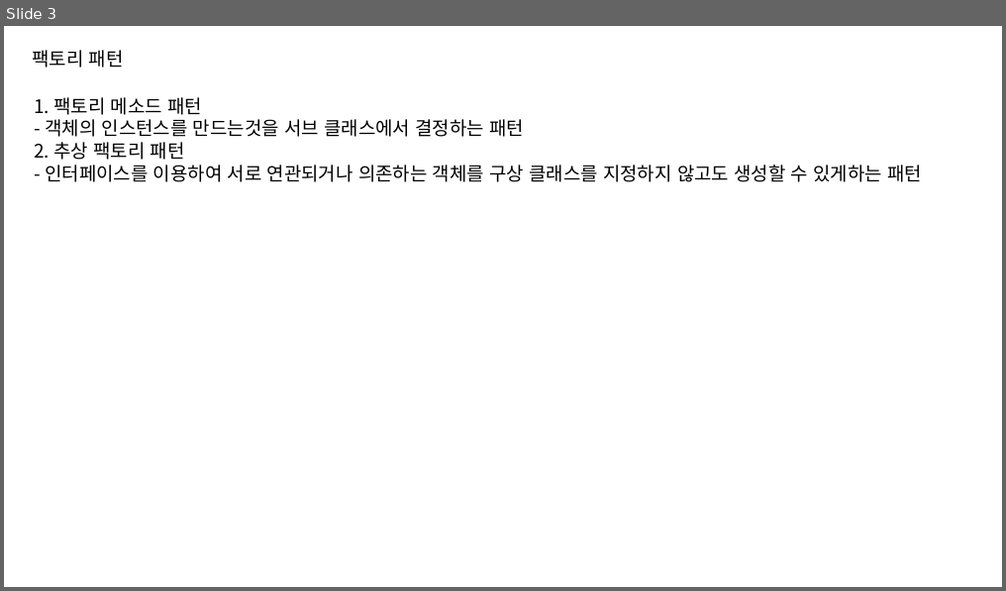
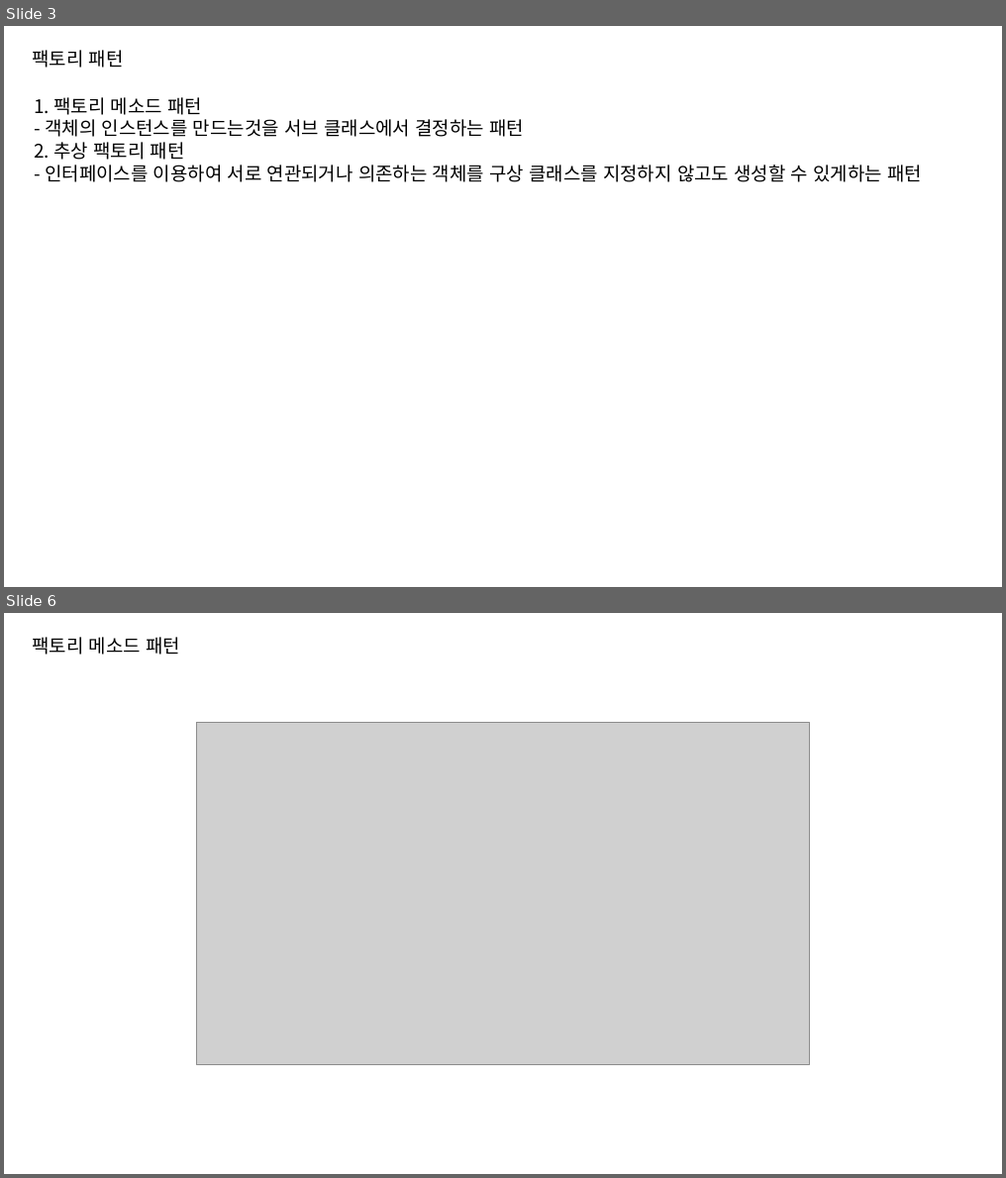
Before and after one commit to OneLine-IF/Class, a slide deck: 디자인 패턴/디자인 패턴.pptx. Shown one above the other, each under a label of ours: slide 3 before the commit, slides 3 and 6 after it; the slides between them are not shown. The pictures are 1006x591 and 1006x1178 pixels, drawn with LibreOffice and Linux fonts; fonts in the diff are those of the drawing; grey boxes stand for pictures. Boxes give left, top, right and bottom in pixels: in the first picture for what was removed or moved away, otherwise in the second. Text is boxed around its words. In the diff, an @@ line names an element or a change of style, - is before the commit and + after.

Commit message:
디자인 패턴 팩토리 메소드까지 완료

```diff
--- a/디자인 패턴/디자인 패턴.pptx
+++ b/디자인 패턴/디자인 패턴.pptx
@@ slide 6 added at [4,613,1002,1174], background #FFFFFF @@
@@ text added at [32,637,180,655], 18 pt, text #000000 @@
+팩토리 메소드 패턴
@@ picture added at [197,722,810,1065] @@
```
Also in this commit, not shown: 1 slide changed, 4 other slides added, 47 other files.
